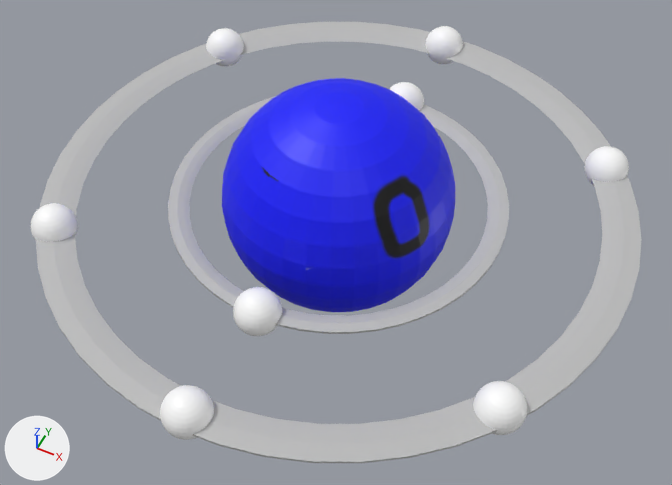
The FBX model Assets/Resources/Models/Atoms/Oxygen.fbx, before and after one commit.
Camera for both pictures: a camera (50 mm lens) standing at (2.5, -5.06, 5.71) and looking at (0.11, -0.28, -0.27). Every picture has the same lights, and +X, +Y and +Z are marked at lower left. Where no turn or scale is listed for an object, it has been applied to the vertices.
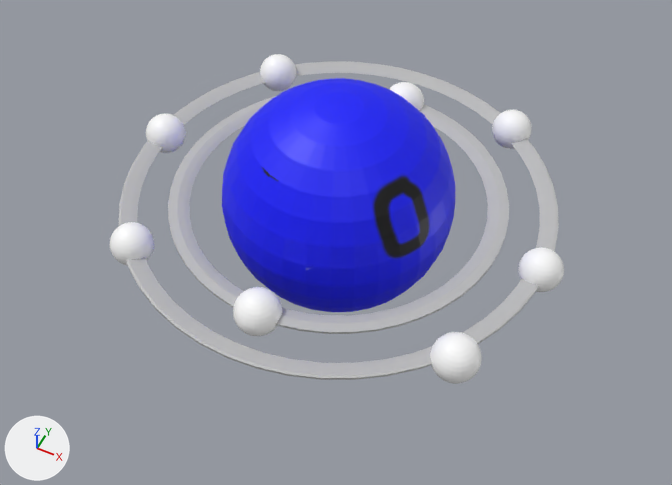
Commit message: updated oxygen

Where the newer file only moved an object's origin or applied its transform, the numbers keep the older frame.

Boxes (x1, y1, x2, y2) around the edits, measured in the pictures (672 x 485 px):
'Torus.002', reshaped, rescaled (27% narrower, 28% shorter)
    before: (36, 22, 642, 463)
    after: (119, 61, 559, 380)
'Sphere.009', mesh moved
    before: (473, 381, 527, 435)
    after: (430, 332, 482, 384)
'Sphere.005', mesh turned
    before: (160, 385, 214, 440)
    after: (110, 222, 154, 265)
'Sphere.008', mesh turned
    before: (30, 203, 78, 242)
    after: (518, 247, 564, 292)
'Sphere.006', mesh turned
    before: (584, 146, 629, 185)
    after: (146, 114, 186, 153)
'Sphere.003', turned
    before: (389, 82, 424, 110)
    after: (233, 287, 282, 336)
'Sphere.002', turned
    before: (233, 287, 282, 336)
    after: (389, 82, 424, 110)
'Sphere.007', mesh turned
    before: (425, 26, 463, 64)
    after: (492, 110, 532, 149)
'Sphere.004', mesh turned
    before: (206, 28, 244, 67)
    after: (260, 54, 296, 91)

The change in detail:
me_mesh_007 has 482 vertices, 512 faces and spans x 1.773..2.153, y 1.184..1.565, z -0.19..0.19.
me_mesh_007 is used by ob_sphere_006; location (0.0, 0.0, 0.0).
me_mesh_007 part 1: the whole mesh is turned 145 degrees about the z axis through its middle and scaled by 0.945, then moved by (-3.741, -1.359, 0.0).
me_mesh_010 has 482 vertices, 512 faces and spans x 1.773..2.153, y -1.565..-1.184, z -0.19..0.19.
me_mesh_010 is used by ob_sphere_009; location (0.0, 0.0, 0.0).
me_mesh_010 part 7: the whole mesh is moved by (-0.44, 0.261, 0.0).
me_mesh_008 has 482 vertices, 512 faces and spans x -0.19..0.19, y 2.206..2.587, z -0.19..0.19.
me_mesh_008 is used by ob_sphere_007; location (0.0, 0.0, 0.0).
me_mesh_008 part 5: the whole mesh is turned -35 degrees about the z axis through its middle and scaled by 0.945, then moved by (1.042, -0.908, 0.0).
me_mesh_005 is used by ob_torus_002; location (0.0, 0.0, 0.0); rotation (0.0, 0.0, 3.142), in degrees (0, 0, 180); scale (-2.85, -2.85, -0.12).
me_mesh_005 had 240 vertices, 240 faces and spanned x -0.89..0.89, y -0.89..0.89, z -0.12..0.12.
me_mesh_005 now has 240 vertices, 240 faces and spans x -0.85..0.85, y -0.85..0.85, z -0.12..0.12.
me_mesh_005 part 2: 96 of the vertices in x -0.89..0.89, y -0.89..0.89, z -0.09..0.09 are scaled about their middle by (0.956, 0.956, 1).
me_mesh_006 has 482 vertices, 512 faces and spans x -0.19..0.19, y -2.587..-2.206, z -0.19..0.19.
me_mesh_006 is used by ob_sphere_005; location (0.0, 0.0, 0.0).
me_mesh_006 part 4: the whole mesh is turned -45 degrees about the z axis through its middle and scaled by 0.945, then moved by (-1.268, 1.145, 0.0).
me_mesh_004 has 482 vertices, 512 faces and spans x -2.153..-1.773, y 1.184..1.565, z -0.19..0.19.
me_mesh_004 is used by ob_sphere_004; location (0.0, 0.0, 0.0).
me_mesh_004 part 6: the whole mesh is turned -10 degrees about the z axis through its middle and scaled by 0.945, then moved by (0.678, -0.119, 0.0).
me_mesh_009 has 482 vertices, 512 faces and spans x -2.153..-1.773, y -1.565..-1.184, z -0.19..0.19.
me_mesh_009 is used by ob_sphere_008; location (0.0, 0.0, 0.0).
me_mesh_009 part 3: the whole mesh is turned 145 degrees about the z axis through its middle and scaled by 0.945, then moved by (3.781, 1.358, 0.0).
Object 'Sphere.003' (ob_sphere_003) turns from (0, 0, 0) to (0, 0, -180) degrees about x, y and z.
Object 'Torus.002' (ob_torus_002) is rescaled from (-2.85, -2.85, -0.12) to (-2.19, -2.19, -0.114).
Object 'Sphere.002' (ob_sphere_002) turns from (0, 0, -180) to (0, 0, 0) degrees about x, y and z.
